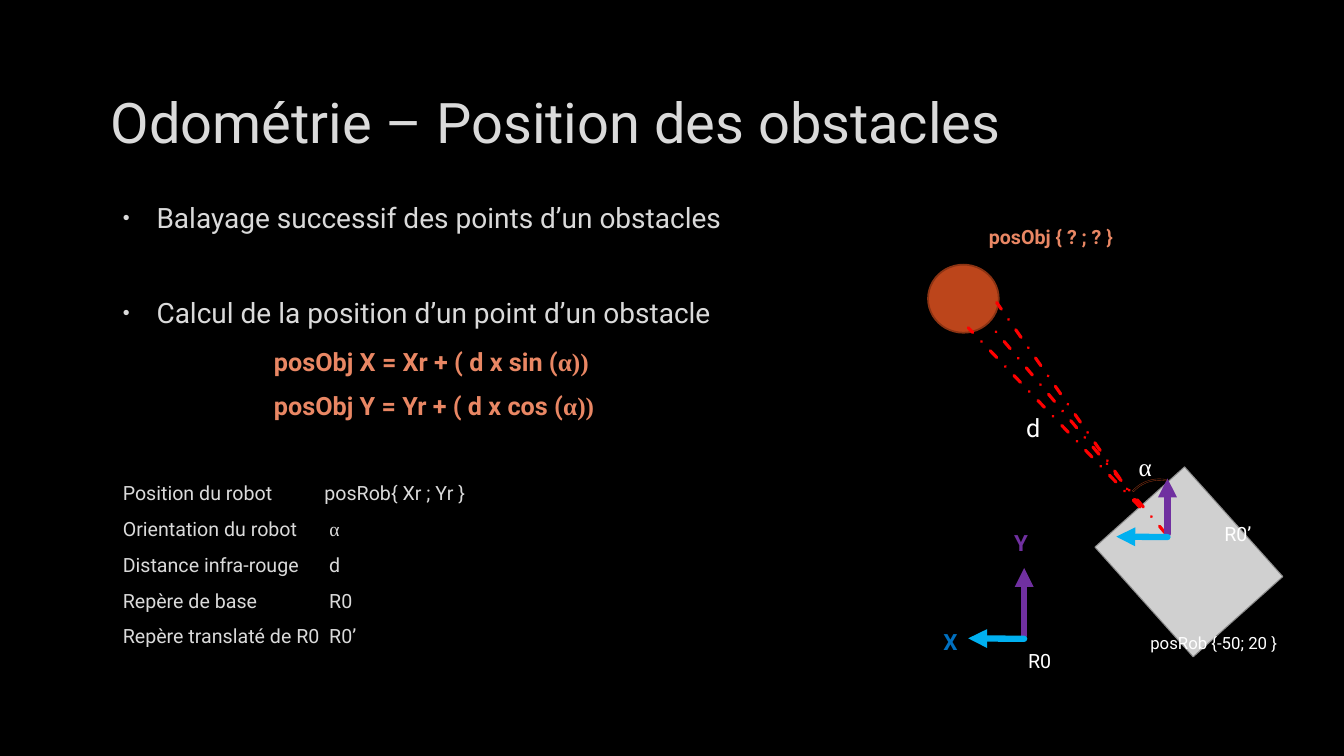
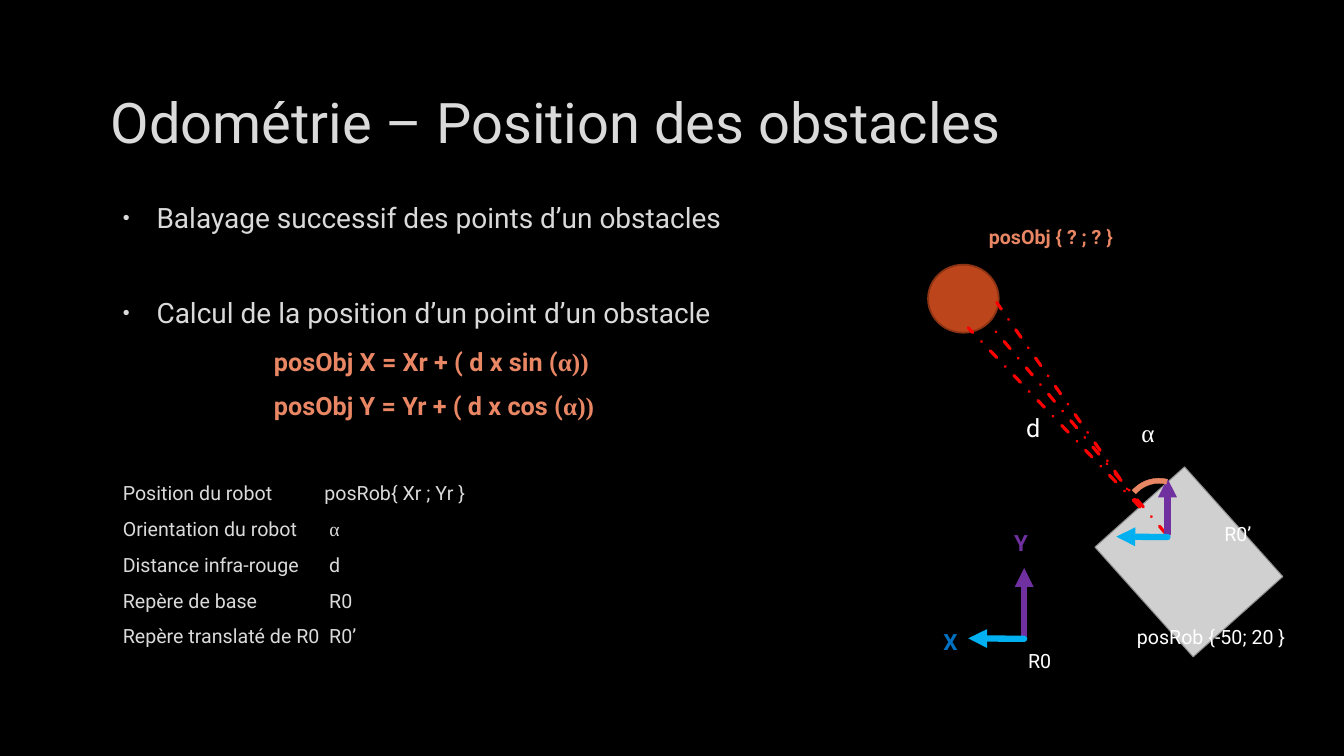
Before and after one commit to CyrilPy/BadMonkey, a slide deck: slide 15 of Gestion projet/Projet intégration robotique – IMERIR.pptx. Drawn at 1344x756 pixels with LibreOffice and Linux fonts; fonts in the diff are those of the drawing; grey boxes stand for pictures; background and template pictures are left out. Boxes give left, top, right and bottom in pixels: in the first picture for what was removed or moved away, otherwise in the second. Text is boxed around its words. In the diff, an @@ line names an element or a change of style, - is before the commit and + after.

Commit message:
Maj PP odometrie
faiblesse odométrie

```diff
--- a/Gestion projet/Projet intégration robotique – IMERIR.pptx
+++ b/Gestion projet/Projet intégration robotique – IMERIR.pptx
@@ text "α" rewrapped from (1139, 464, 1152, 482) to (1141, 430, 1154, 443) @@
@@ arch (boxed as its full ring) at (1115, 470, 1203, 558): fill none to #E98764; outline #8B3314 0.25 pt to #E98764 0.25 pt; proportions changed @@
@@ text "posRob {-50; 20 }": place and size @@
-text "posRob {-50; 20 }" at (1150, 634, 1267, 654)
+text "posRob {-50; 20 }" at (1137, 626, 1274, 650)
@@ text "posRob {-50; 20 }" at (1137, 626, 1274, 650): size 12 to 14 pt @@
```
Also in this commit, not shown: 3 other slides changed, 2 other files.
